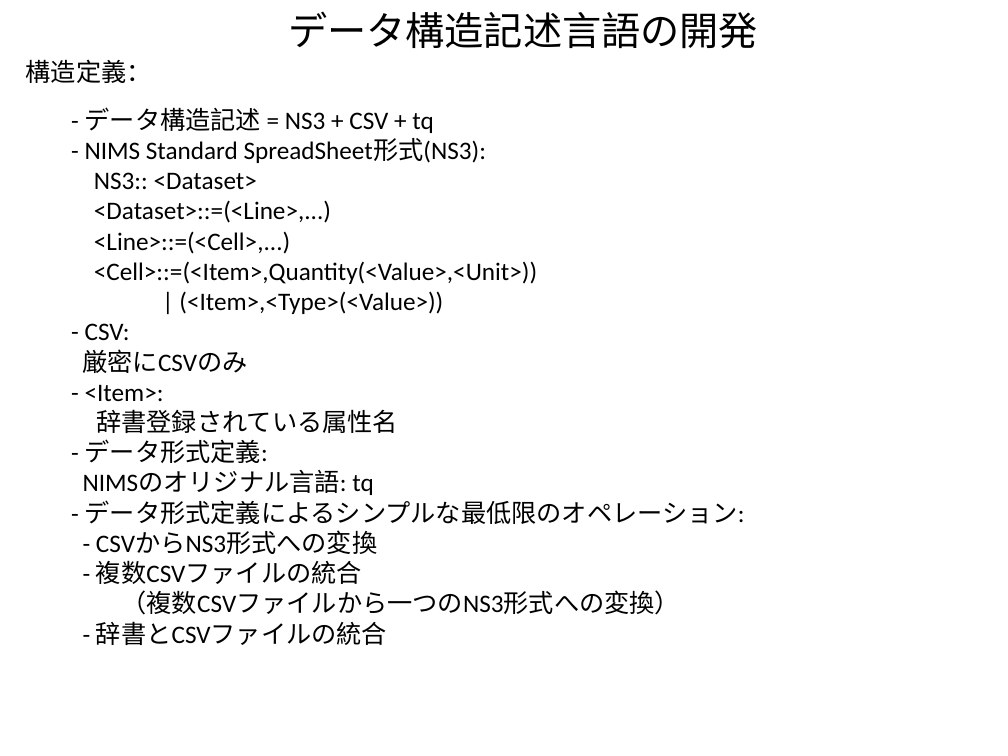
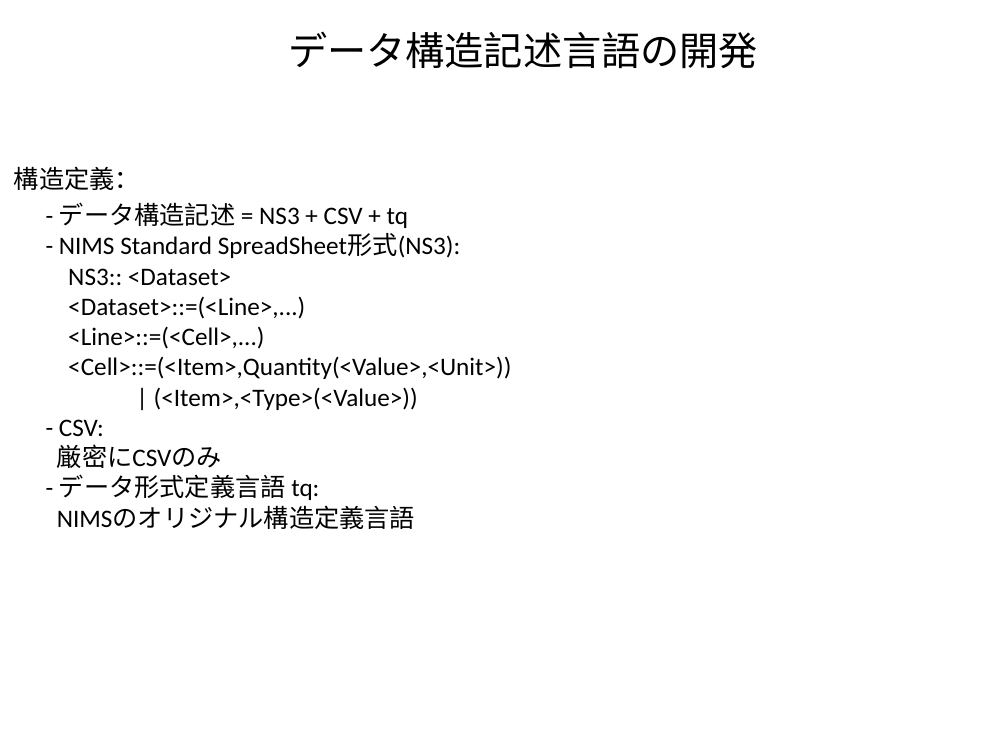
Before and after one commit to kouamano/RECURSIVE-SYSTEM, a slide deck: slide 2 of Document/tq_op_example.pptx. Drawn at 1008x756 pixels with LibreOffice and Linux fonts; fonts in the diff are those of the drawing. Boxes give left, top, right and bottom in pixels: in the first picture for what was removed or moved away, otherwise in the second. Text is boxed around its words. In the diff, an @@ line names an element or a change of style, - is before the commit and + after.

```diff
--- a/Document/tq_op_example.pptx
+++ b/Document/tq_op_example.pptx
@@ text "データ構造記述言語の開発": place and size @@
-text "データ構造記述言語の開発" at box(288, 11, 758, 49)
+text "データ構造記述言語の開発" at box(288, 31, 758, 69)
@@ text "構造定義：": place and size @@
-text "構造定義：" at box(26, 59, 152, 83)
+text "構造定義：" at box(14, 166, 140, 190)
@@ text "- データ構造記述 = NS3 + ...": place and size @@
-text "- データ構造記述 = NS3 + ..." at box(82, 107, 745, 645)
+text "- データ構造記述 = NS3 + ..." at box(57, 202, 511, 529)
@@ text at box(57, 474, 415, 529): text changed @@
-- <Item>:
-辞書登録されている属性名
-- データ形式定義:
-NIMSのオリジナル言語: tq
-- データ形式定義によるシンプルな最低限のオペレーション:
-- CSVからNS3形式への変換
-- 複数CSVファイルの統合
-（複数CSVファイルから一つのNS3形式への変換）
-- 辞書とCSVファイルの統合
+- データ形式定義言語 tq:
+NIMSのオリジナル構造定義言語
```
Also in this commit, not shown: 2 other slides changed, 1 slide added, 1 other file.
